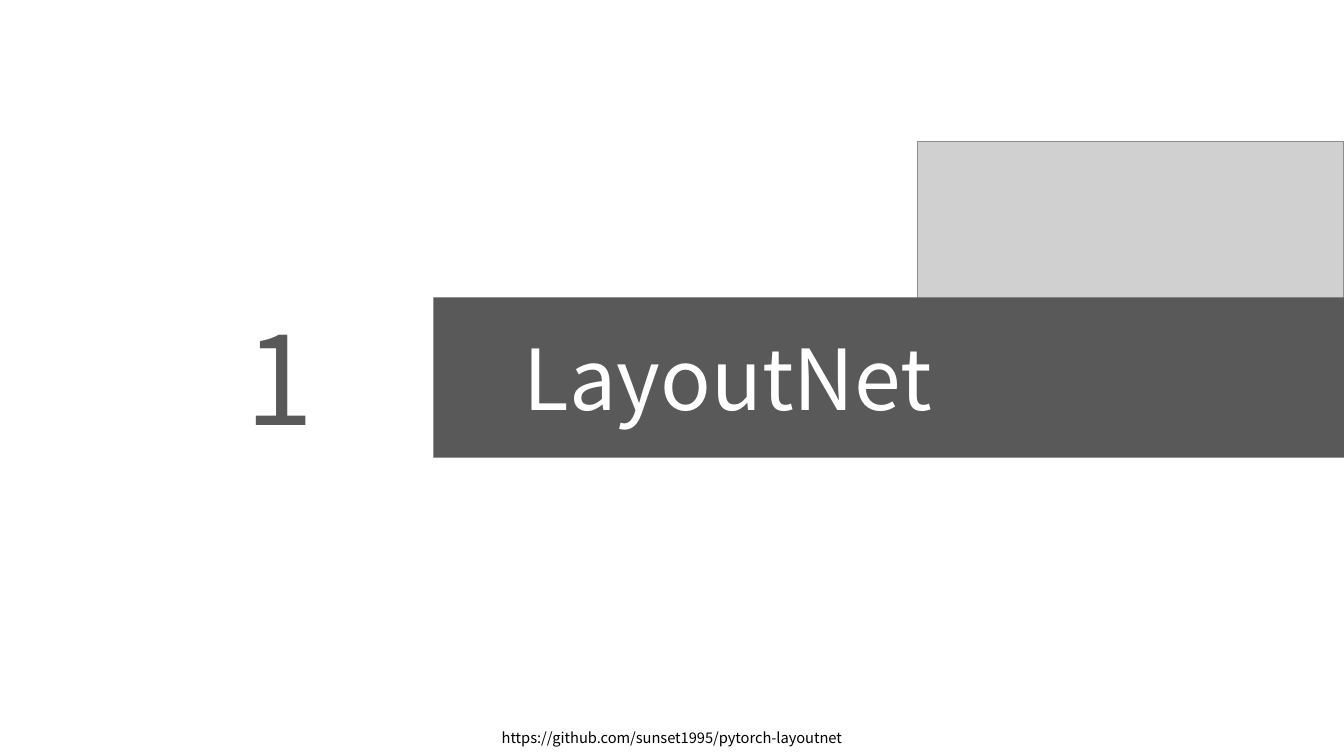
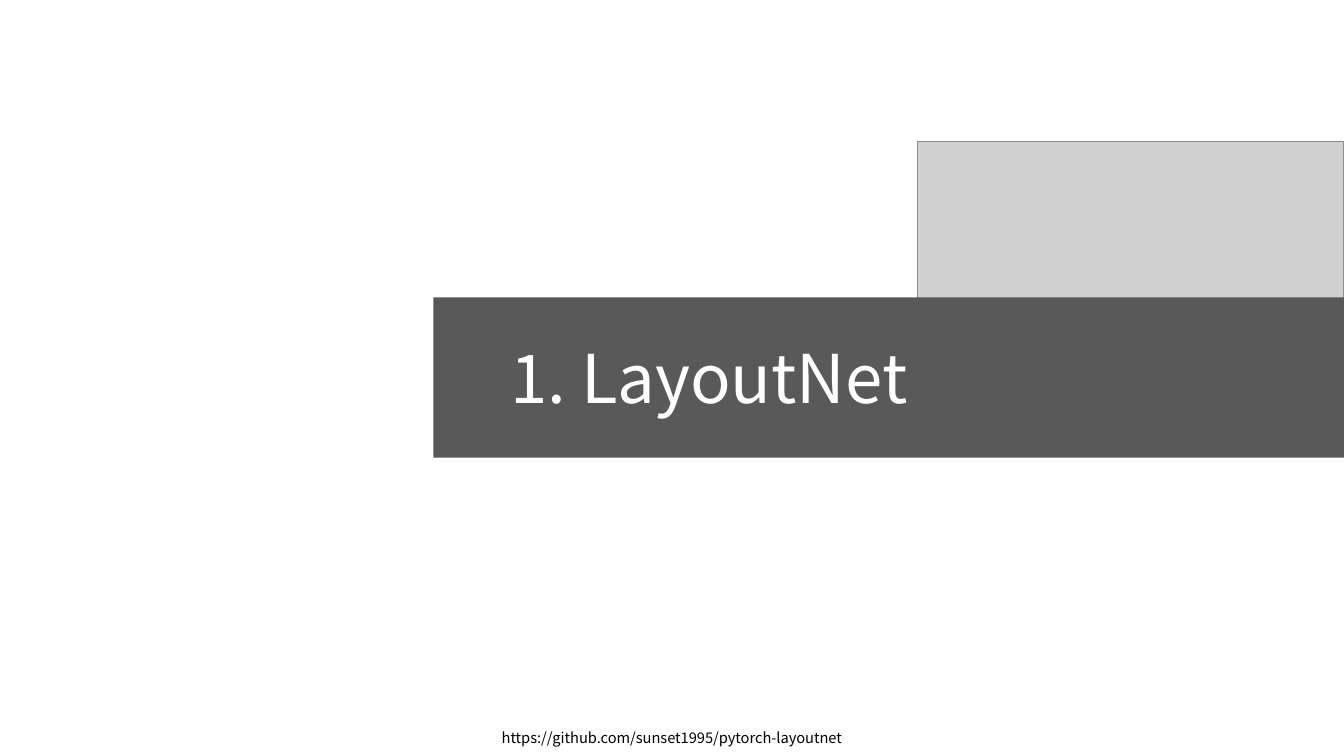
Before and after one commit to arittung/3D_Room_Layout_estimation, a slide deck: slide 3 of LayoutNet-HorizonNet-HoHoNet 정리.pptx. Drawn at 1344x756 pixels with LibreOffice and Linux fonts; fonts in the diff are those of the drawing; grey boxes stand for pictures. Boxes give left, top, right and bottom in pixels: in the first picture for what was removed or moved away, otherwise in the second. Text is boxed around its words. In the diff, an @@ line names an element or a change of style, - is before the commit and + after.

Commit message:
add layoutnet

```diff
--- a/LayoutNet-HorizonNet-HoHoNet 정리.pptx
+++ b/LayoutNet-HorizonNet-HoHoNet 정리.pptx
@@ text removed at box(245, 334, 313, 425) @@
-1
@@ text at box(510, 353, 907, 419): text changed; size 60 to 48 pt @@
-LayoutNet
+1. LayoutNet
```
Also in this commit, not shown: 2 other slides changed, 30 other files.
